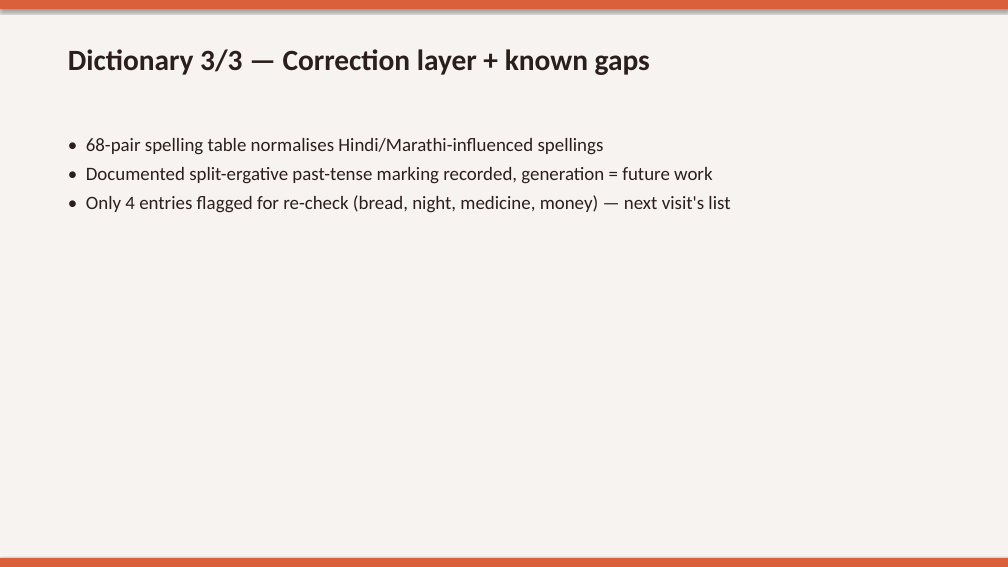
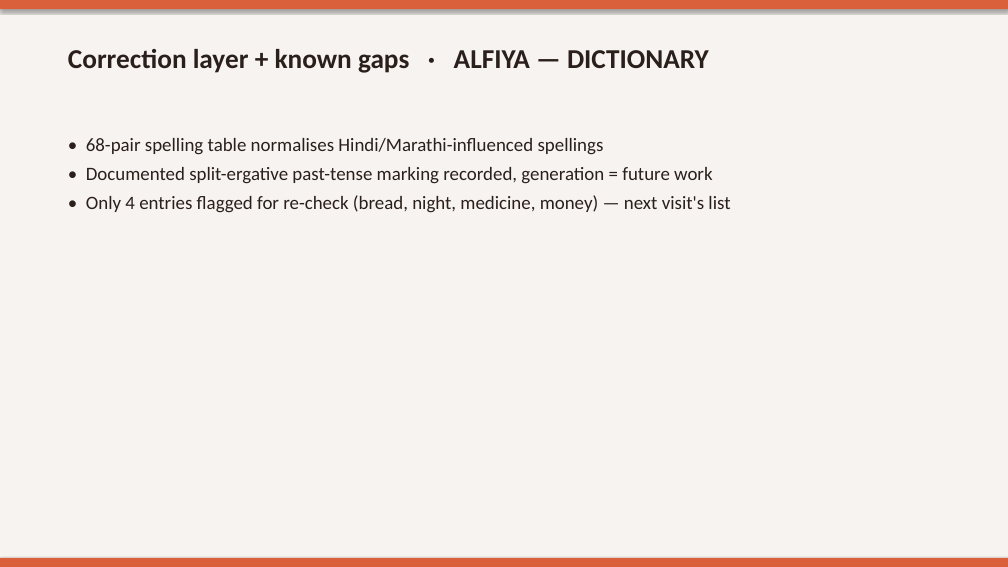
Before and after one commit to sumaiyaaa08/WARLI_TRANSLATOR, a slide deck: slide 11 of report/Warli_Vaani_Presentation.pptx. Drawn at 1008x567 pixels with LibreOffice and Linux fonts; fonts in the diff are those of the drawing. Boxes give left, top, right and bottom in pixels: in the first picture for what was removed or moved away, otherwise in the second. Text is boxed around its words. In the diff, an @@ line names an element or a change of style, - is before the commit and + after.

```diff
--- a/report/Warli_Vaani_Presentation.pptx
+++ b/report/Warli_Vaani_Presentation.pptx
@@ text at <box>68,49,709,73</box>: text changed; size 28 to 26 pt @@
-Dictionary 3/3 — Correction layer + known gaps
+Correction layer + known gaps · ALFIYA — DICTIONARY
```
Also in this commit, not shown: 13 other slides changed, 2 slides added, 2 slides removed.
